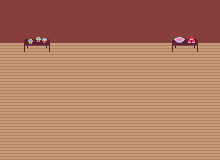
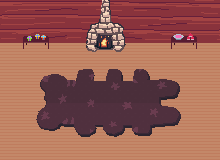
Comparing the layer stacks of the two 220×160 images. Changes:
renamed "Layer 2 copy 3" to "Layer 5", moved it above "Hue/Saturation 1", painted on it over [0,43,220,160]
added layer "Hue/Saturation 1" above "Layer 3" over [86,0,126,52]
moved "Layer 3" above "Layer 6", painted on it over [23,33,198,52]
renamed "Layer 5 copy" to "Layer 6", painted on it over [0,0,220,44]
painted on "Layer 2" over [0,0,220,160]
